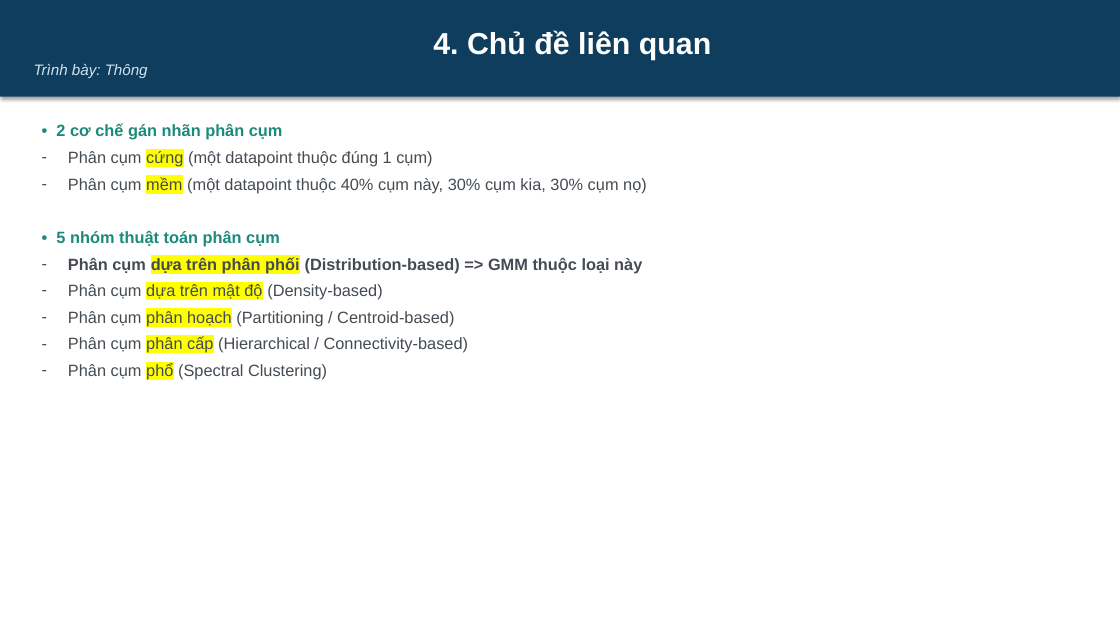
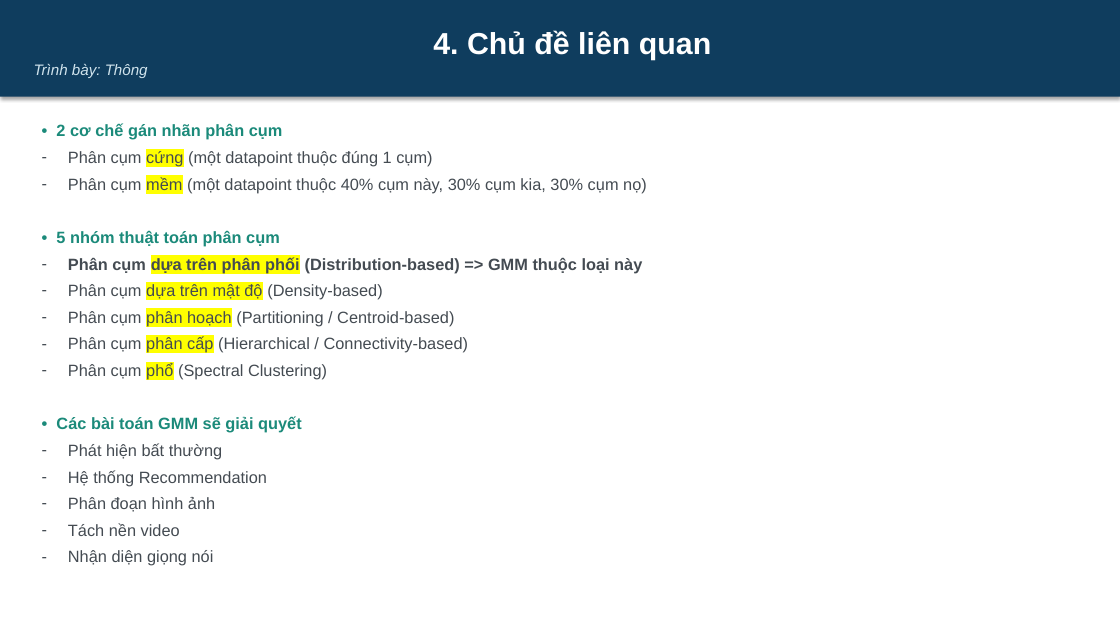
Before and after one commit to dinhdatthong1809/gaussian-mixture-model, a slide deck: slide 39 of Slide.pptx. Drawn at 1120x630 pixels with LibreOffice and Linux fonts; fonts in the diff are those of the drawing. Boxes give left, top, right and bottom in pixels: in the first picture for what was removed or moved away, otherwise in the second. Text is boxed around its words. In the diff, an @@ line names an element or a change of style, - is before the commit and + after.

Commit message:
go

```diff
--- a/Slide.pptx
+++ b/Slide.pptx
@@ text at (56,416,302,566): paragraphs added @@
+• Các bài toán GMM sẽ giải quyết
+– Phát hiện bất thường
+– Hệ thống Recommendation
+– Phân đoạn hình ảnh
+– Tách nền video
+– Nhận diện giọng nói
```
